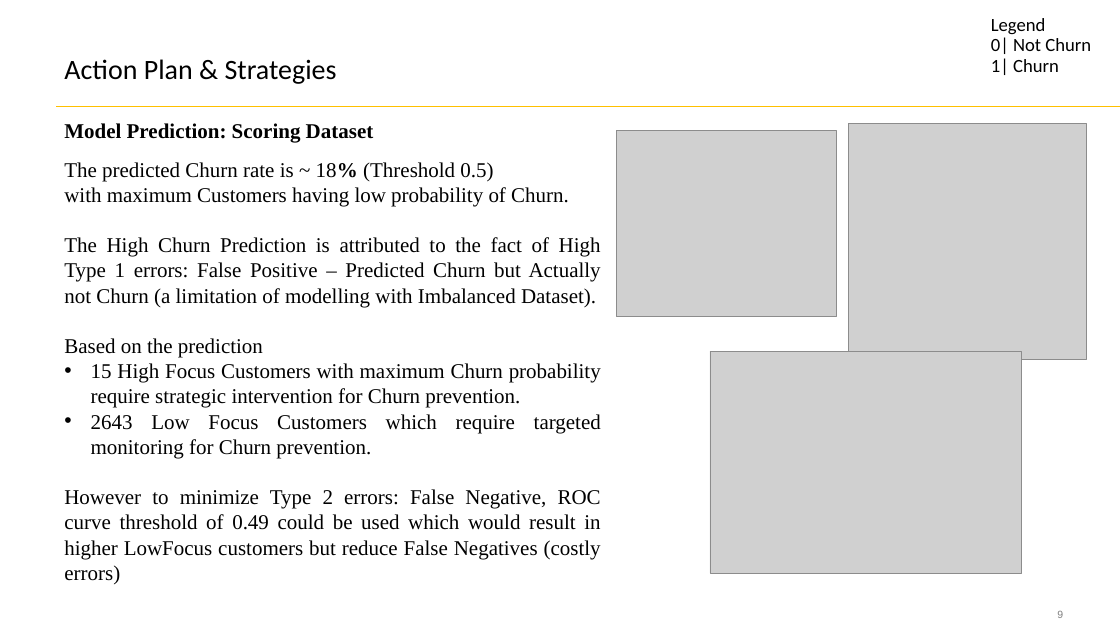
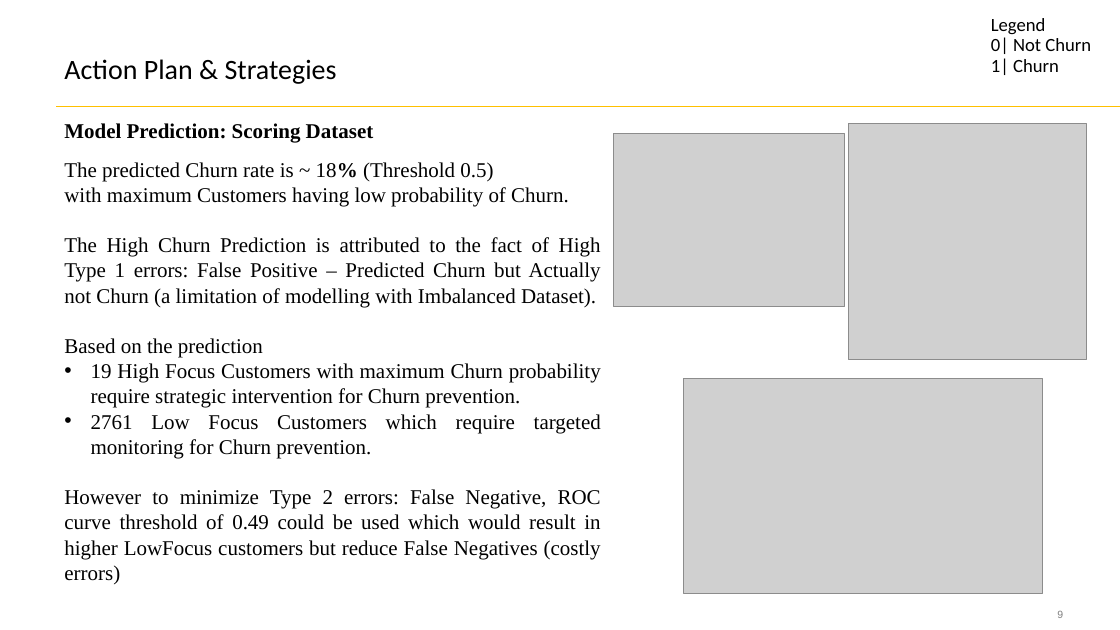
Before and after one commit to SahilM21/ChurnModelPresentation, a slide deck: slide 9 of Churn Model.pptx. Drawn at 1120x630 pixels with LibreOffice and Linux fonts; fonts in the diff are those of the drawing; grey boxes stand for pictures. Boxes give left, top, right and bottom in pixels: in the first picture for what was removed or moved away, otherwise in the second. Text is boxed around its words. In the diff, an @@ line names an element or a change of style, - is before the commit and + after.

```diff
--- a/Churn Model.pptx
+++ b/Churn Model.pptx
@@ picture: place and size @@
-picture at [617, 131, 837, 318]
+picture at [613, 134, 844, 307]
@@ text at [91, 363, 601, 459]: text changed @@
-• 15 High Focus Customers with maximum Churn probability require strategic intervention for Churn prevention.
-• 2643 Low Focus Customers which require targeted monitoring for Churn prevention.
+• 19 High Focus Customers with maximum Churn probability require strategic intervention for Churn prevention.
+• 2761 Low Focus Customers which require targeted monitoring for Churn prevention.
@@ picture: place and size @@
-picture at [710, 351, 1022, 574]
+picture at [684, 378, 1043, 593]
```
Also in this commit, not shown: 2 other slides changed, 2 other files.
